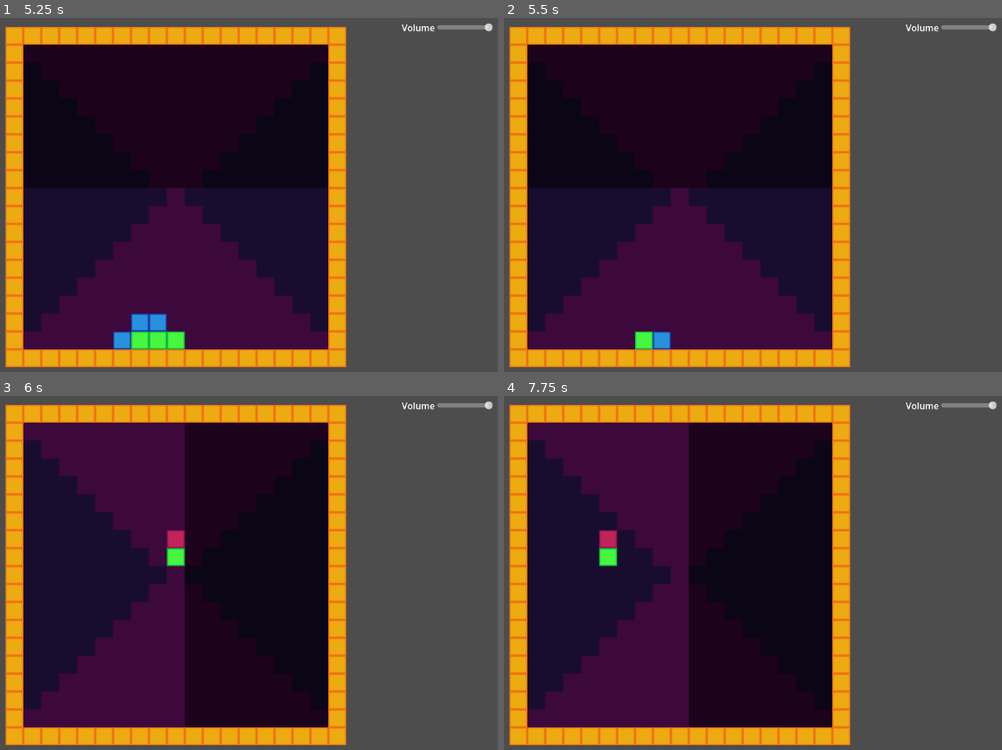
Above: before the commit, frames 1-4 (two rows, left to right).
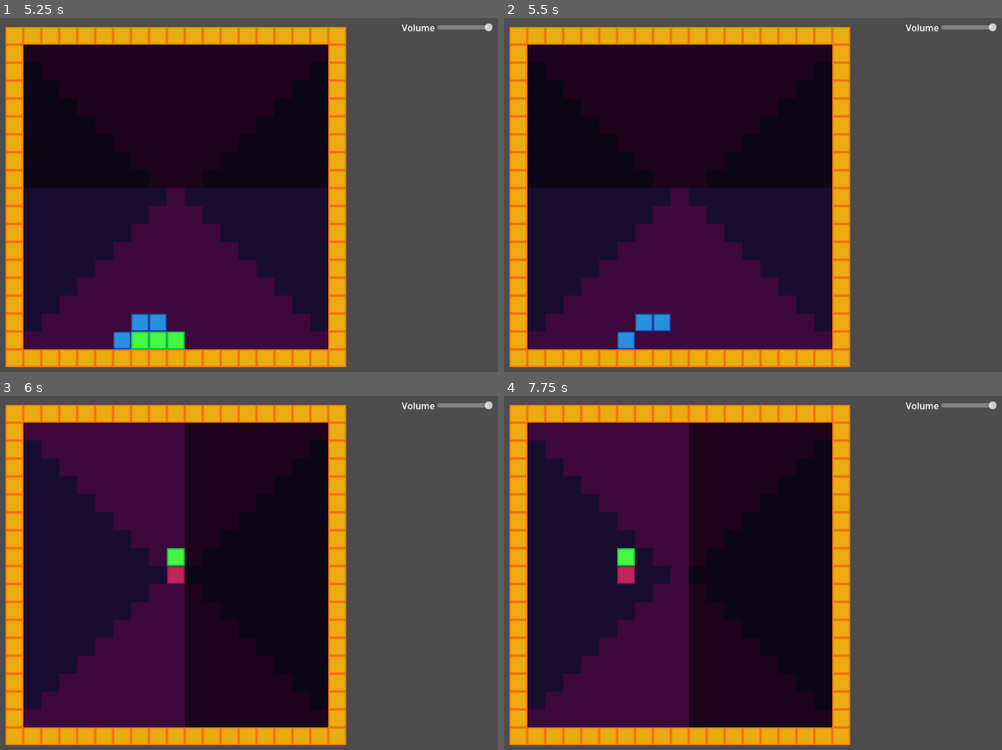
Above: after the commit, the same moments.

Repository: OwlyCode/LD54
Game: Godot game, scene res://game.tscn
Two runs of this game, one before a commit and one after it. Both use one fixed random seed, a clock stepped at 60 frames per second and the inputs below.
Inputs:
- Up to frame 1 (5.25 s): tap Enter at 0.5, 3.5 s; hold Space (rotate) 0.53-1.28 s; hold Up (up) 0.53-2.03 s; tap Space (rotate) at 1.35, 2, 2.85, 4.35 s; hold Space (rotate) 2.03-2.78 s; hold Left (left) 2.03-3.53 s; hold Down (down) 3.53-4.28 s; hold Space (rotate) 3.53-4.28 s; hold Right (right) 4.28-5.03 s; hold Up (up) from 5.03 s (still down); hold Space (rotate) from 5.03 s (still down)
- Up to frame 2 (5.5 s): keep holding Up (up); keep holding Space (rotate)
- Up to frame 3 (6 s): release Up (up) at 5.78 s; release Space (rotate) at 5.78 s; hold Right (right) from 5.78 s (still down); tap Space (rotate) at 5.85 s
- Up to frame 4 (7.75 s): keep holding Right (right); hold Space (rotate) 6.53-7.28 s; tap Space (rotate) at 7.35 s

Frame 1 is identical in both runs. In frame 2, 0.9% of the frame differs, in the area x 22-34%, y 83-94%; in frame 3, 0.4%; in frame 4, 0.8%.

Commit message:
Add combo time

Diff:
--- a/TileMap.gd
+++ b/TileMap.gd
@@ -178,12 +178,15 @@
 	for cell in active_cells:
 		state[cell[0]][cell[1]] = cell[2]
 
+
 	var matched = []
 
 	for cell in active_cells:
 		for c in detect_match(cell):
 			matched.append(c)
 			change_state(c[0], c[1], null)
+
+	active_cells = []
 
 	if len(matched):
 		return true
@@ -241,7 +244,6 @@
 
 
 func spawn_piece():
-
 	var blocks = next_pieces.pop_front()
 
 	active_cells = [
@@ -365,20 +367,25 @@
 
 		if lock_cooldown < 0:
 			var has_match = lock()
-			pack()
 			lock_cooldown = Global.LOCK_TIME
 
 			if has_match:
 				set_game_state(COMBOING)
 			else:
-				set_game_state(DROPPING)
-				spawn_piece()
+				has_match = pack()
+
+				if has_match:
+					set_game_state(COMBOING)
+				else:
+					set_game_state(DROPPING)
+					spawn_piece()
 
 
 	if game_state == COMBOING:
 		combo_cooldown -= delta
 
 		if combo_cooldown < 0:
+			print("COMBO")
 			var has_match = pack()
 
 			if has_match:
